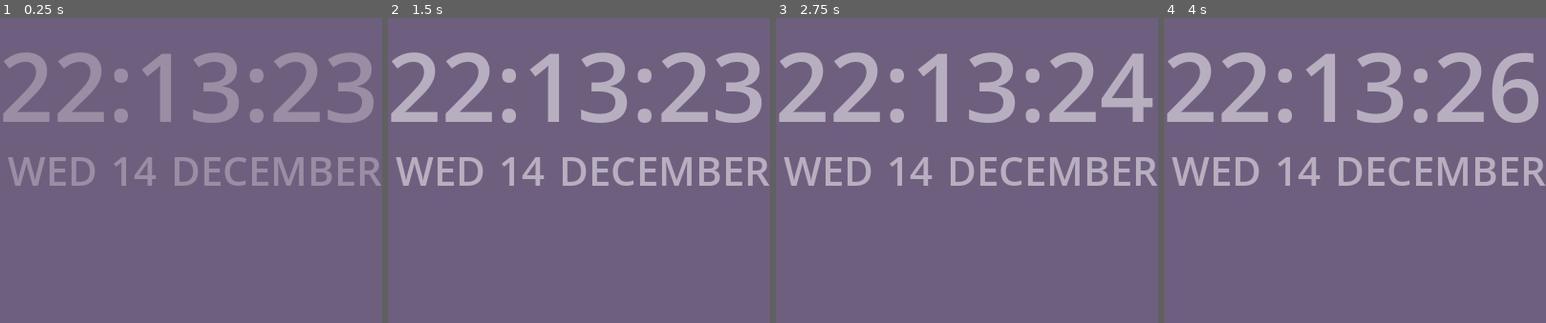
Above: before the commit, frames 1-4 (left to right).
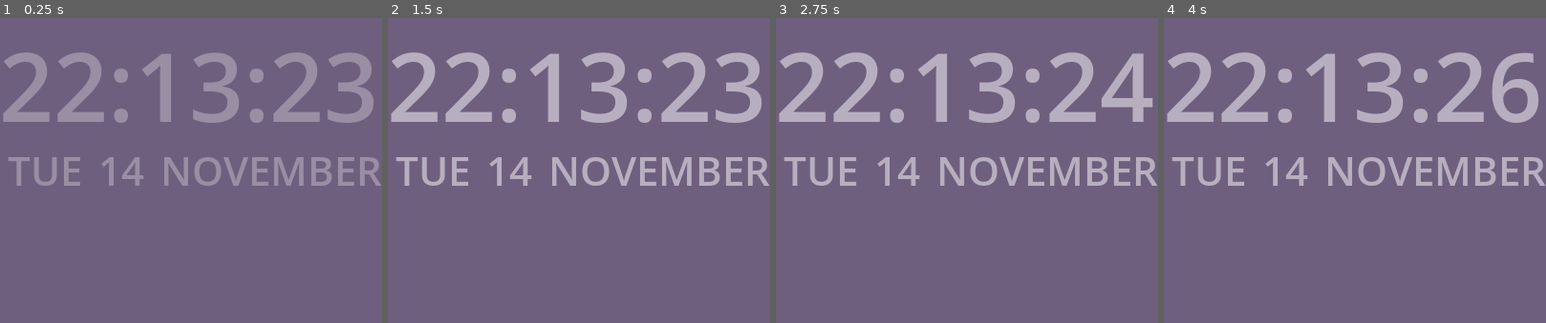
Above: after the commit, the same moments.

Repository: RaiHormo/clam
Game: Godot game, scene res://gd/shell.tscn
Same seed, same stepped clock (60 frames per second), same inputs: the game is played once before the commit and once after it. The engine's default icon, where the game draws it, is replaced by a stand-in: a white triangle on a blue panel in a dark square.
Inputs (mouse positions are % of the whole screen's width and height, from its top left):
- Up to frame 1 (0.25 s): no input
- Up to frame 2 (1.5 s): click (9, 10) at 0.52 s; click (25, 10) at 1.27 s
- Up to frame 3 (2.75 s): click (42, 10) at 2.02 s
- Up to frame 4 (4 s): click (58, 10) at 2.77 s; click (75, 10) at 3.52 s
The pictures show only the part of the screen within x 26-76%, y 38-88%; the shares and areas given below are measured in that part.

The runs differ from the first frame. In frame 1, 2.6% of the frame differs, in the area x 2-65%, y 45-55%; in frame 2, 2.8%; in frame 3, 2.8%; in frame 4, 2.8%.
Error after the commit: Attempt to call function 'get_files' in base 'null instance' on a null instance. (res://gd/shell.gd:25)

Commit message:
more stuff

Diff:
--- a/gd/clock.gd
+++ b/gd/clock.gd
@@ -11,29 +11,29 @@
 
 func get_month(m: int) -> String:
 	match m:
-		0: return "January"
-		1: return "February"
-		2: return "March"
-		3: return "April"
-		4: return "May"
-		5: return "June"
-		6: return "July"
-		7: return "August"
-		8: return "September"
-		9: return "October"
-		10: return "November"
-		11: return "December"
+		1: return "January"
+		2: return "February"
+		3: return "March"
+		4: return "April"
+		5: return "May"
+		6: return "June"
+		7: return "July"
+		8: return "August"
+		9: return "September"
+		10: return "October"
+		11: return "November"
+		12: return "December"
 		_: return "???"
 
 func get_weekday(m: int) -> String:
 	match m:
-		0: return "MON"
-		1: return "TUE"
-		2: return "WED"
-		3: return "THU"
-		4: return "FRI"
-		5: return "SAT"
-		6: return "SUN"
+		1: return "MON"
+		2: return "TUE"
+		3: return "WED"
+		4: return "THU"
+		5: return "FRI"
+		6: return "SAT"
+		7: return "SUN"
 		_: return "???"
 
 func appear():
--- /dev/null
+++ b/gd/desktop_entry.gd
@@ -0,0 +1,42 @@
+extends Node
+class_name DesktopEntry
+
+var lines: PackedStringArray
+var title: String
+var iconpath: String
+
+static func open(filepath: String) -> DesktopEntry:
+	var file = FileAccess.open(filepath, FileAccess.READ)
+	if not is_instance_valid(file) or not filepath.ends_with(".desktop"): return null
+	file.get_as_text()
+	var entry = DesktopEntry.new()
+	entry.lines = file.get_as_text().split("\n")
+	entry.title = entry.get_line("Name")
+
+	var icon_param = entry.get_line("Icon")
+	if icon_param == null: return null
+	if icon_param.begins_with("/"):
+		entry.iconpath = icon_param
+	elif State.icons.has(icon_param):
+		entry.iconpath = State.icons.get(icon_param)
+	else:
+		var output: Array
+		OS.execute("python", ["external/get_icon.py" ,"--size=64", icon_param], output)
+		entry.iconpath = output[0].split(": ")[3].replace("\n", "")
+		if not FileAccess.file_exists(entry.iconpath) and FileAccess.file_exists(entry.iconpath.replace("/usr/share", "/run/host/usr/share")):
+			entry.iconpath = entry.iconpath.replace("/usr/share", "/run/host/usr/share")
+		State.icons.set(icon_param, entry.iconpath)
+	return entry
+
+func get_line(line: String):
+	for i: String in lines:
+		if i.begins_with(line+"="):
+			return i.replace(line+"=", "")
+
+func icon() -> Texture:
+	if FileAccess.file_exists(iconpath):
+		var img = Image.load_from_file(iconpath)
+		return ImageTexture.create_from_image(img)
+	else:
+		push_warning(iconpath+" isn't a valid path")
+		return preload("res://asset/Placeholder.png")
--- /dev/null
+++ b/gd/grid-dock.gd
@@ -0,0 +1,9 @@
+extends HBoxContainer
+
+func _ready() -> void:
+	State.menu_changed.connect(save_slots)
+
+func save_slots():
+	for i in get_children():
+		if not i.filename.is_empty():
+			State.positions.set(i.filename, -i.get_index())
--- a/gd/grid-maintainer.gd
+++ b/gd/grid-maintainer.gd
@@ -9,15 +9,29 @@
 	State.menu_changed.connect(menu_changed)
 
 func menu_changed():
-	pass
+	_on_sort_children()
 
 func _on_sort_children() -> void:
 	columns = ceili(float(get_child_count()) / float(rows))
+	for i in get_children():
+		i.update()
+	for i in get_children():
+		if not i.filename.is_empty():
+			State.positions.set(i.filename, i.get_index())
 
 func _on_smooth_scroll_container_scroll_started() -> void:
 	State.selection = null
 	State.menu_changed.emit()
 
+func _input(event: InputEvent) -> void:
+	if get_viewport().gui_get_focus_owner() == null:
+		if event.is_action("ui_right") or event.is_action("ui_left") or event.is_action("ui_up") or event.is_action("ui_down"):
+			if is_instance_valid(State.selection): State.selection.grab_focus()
+			else: get_child(0).grab_focus()
+	if event.is_action("ui_cancel"):
+		get_viewport().gui_release_focus()
+		State.selection = null
+		State.menu_changed.emit()
 
 func _on_smooth_scroll_container_scroll_ended() -> void:
 	pass # Replace with function body.
--- a/gd/grid-slot.gd
+++ b/gd/grid-slot.gd
@@ -7,6 +7,7 @@
 var under_mouse:= false
 @export var extension:= Vector2i(1, 1)
 @export var extending:= -1
+@export var entry: DesktopEntry
 
 func _ready() -> void:
 	focus_entered.connect(focus)
@@ -16,15 +17,20 @@
 	update()
 
 func update():
-	$Icon.texture = icon
+	$Icon/Icon.texture = icon
 	if filename.is_empty() and extending<0:
 		$Placeholder.show()
+		$Icon.hide()
+		$Border.hide()
 	else:
+		$Icon.show()
+		if extension == Vector2i.ONE and extending<0: $Border.show()
+		else: $Border.hide()
 		$Placeholder.hide()
 		$Icon.size = size * Vector2(extension)
 		$Focus.size = size * Vector2(extension)
-		$Icon.pivot_offset = $Icon.size/2
-		$Icon.scale = Vector2(0.85, 0.85)
+		$Icon.pivot_offset = Vector2.ZERO
+		$Icon.scale = Vector2(0.9, 0.9)
 		if extending >= 0:
 			var extender: GridSlot = get_parent().get_child(extending)
 			if extender.filename.is_empty() or extender.extension == Vector2i.ONE:
@@ -50,18 +56,20 @@
 		extender.focus()
 
 func press():
-	print("a")
 	scale = Vector2(0.9, 0.9)
-	await get_tree().create_timer(0.5).timeout
-	if button_pressed:
-		scale = Vector2(0.9, 0.9)
-		modulate = Color(1,1,1,0.6)
-		get_viewport().gui_release_focus()
-		State.drag_state = true
-		while Input.is_mouse_button_pressed(MOUSE_BUTTON_LEFT):
-			await get_tree().process_frame
-		State.drag_state = false
-		modulate = Color.WHITE
+	if extending >= 0:
+		get_parent().get_child(extending).press()
+	if not filename.is_empty() and not Input.is_action_pressed("ui_accept"):
+		await get_tree().create_timer(0.5).timeout
+		if button_pressed:
+			scale = Vector2(0.9, 0.9)
+			modulate = Color(1,1,1,0.6)
+			get_viewport().gui_release_focus()
+			State.drag_state = true
+			while Input.is_mouse_button_pressed(MOUSE_BUTTON_LEFT):
+				await get_tree().process_frame
+			State.drag_state = false
+			modulate = Color.WHITE
 
 func _on_mouse_entered() -> void:
 	under_mouse = true
@@ -75,7 +83,7 @@
 			State.selection.copy(temp)
 			State.selection.update()
 			grab_focus()
-			update()
+			State.menu_changed.emit()
 		modulate = Color.WHITE
 
 
@@ -86,12 +94,14 @@
 	filename = ""
 	title = ""
 	icon = null
+	extending = -1
+	extension = Vector2.ONE
 
 func copy(item: GridSlot):
 	filename = item.filename
 	icon = item.icon
 	title = item.title
-
+	extension = item.extension
 
 func _on_focus_exited() -> void:
 	$Focus.hide()
@@ -101,9 +111,11 @@
 func make_extension(neighbour: Control):
 	if neighbour is GridSlot:
 		neighbour.extending = get_index()
-		neighbour.mouse_filter = Control.MOUSE_FILTER_IGNORE
+		neighbour.mouse_filter = Control.MOUSE_FILTER_PASS
 		neighbour.update()
 
 
 func _on_button_up() -> void:
 	scale = Vector2(1, 1)
+	if extending >= 0:
+		get_parent().get_child(extending)._on_button_up()
--- a/gd/grid-slot.tscn
+++ b/gd/grid-slot.tscn
@@ -1,10 +1,20 @@
-[gd_scene load_steps=6 format=3 uid="uid://c64dchpnpluy"]
+[gd_scene load_steps=8 format=3 uid="uid://c64dchpnpluy"]
 
 [ext_resource type="Script" uid="uid://bjoi1xy5u62y5" path="res://gd/grid-slot.gd" id="1_pedtt"]
+[ext_resource type="Texture2D" uid="uid://dkbf2kofkdygt" path="res://asset/Placeholder.png" id="2_pedtt"]
 
-[sub_resource type="StyleBoxEmpty" id="StyleBoxEmpty_pedtt"]
-
-[sub_resource type="StyleBoxEmpty" id="StyleBoxEmpty_hraeh"]
+[sub_resource type="StyleBoxFlat" id="StyleBoxFlat_5msxx"]
+bg_color = Color(1, 1, 1, 0)
+draw_center = false
+border_width_left = 18
+border_width_top = 18
+border_width_right = 18
+border_width_bottom = 18
+border_color = Color(0.8, 0.8, 0.8, 0)
+corner_radius_top_left = 24
+corner_radius_top_right = 24
+corner_radius_bottom_right = 24
+corner_radius_bottom_left = 24
 
 [sub_resource type="StyleBoxFlat" id="StyleBoxFlat_pedtt"]
 bg_color = Color(1, 1, 1, 0.118)
@@ -13,24 +23,55 @@
 corner_radius_bottom_right = 24
 corner_radius_bottom_left = 24
 
+[sub_resource type="StyleBoxFlat" id="StyleBoxFlat_5ad0r"]
+corner_radius_top_left = 24
+corner_radius_top_right = 24
+corner_radius_bottom_right = 24
+corner_radius_bottom_left = 24
+
+[sub_resource type="StyleBoxFlat" id="StyleBoxFlat_femuk"]
+bg_color = Color(0.819654, 0.819655, 0.819654, 1)
+border_width_left = 6
+border_width_top = 4
+border_width_right = 6
+border_width_bottom = 8
+border_color = Color(0.65834, 0.65834, 0.65834, 1)
+border_blend = true
+corner_radius_top_left = 24
+corner_radius_top_right = 24
+corner_radius_bottom_right = 24
+corner_radius_bottom_left = 24
+shadow_color = Color(0, 0, 0, 0.411765)
+shadow_size = 12
+shadow_offset = Vector2(0, 5.205)
+
 [sub_resource type="StyleBoxFlat" id="StyleBoxFlat_hraeh"]
+bg_color = Color(0.87, 0.87, 0.87, 0.180392)
 draw_center = false
 border_width_left = 8
 border_width_top = 8
 border_width_right = 8
 border_width_bottom = 8
+border_color = Color(0.56448, 0.5096, 0.98, 1)
 corner_radius_top_left = 24
 corner_radius_top_right = 24
 corner_radius_bottom_right = 24
 corner_radius_bottom_left = 24
+expand_margin_left = 4.0
+expand_margin_top = 4.0
+expand_margin_right = 4.0
+expand_margin_bottom = 4.0
 
 [node name="Slot" type="Button"]
 self_modulate = Color(1, 1, 1, 0)
 custom_minimum_size = Vector2(128, 128)
 offset_right = 128.0
 offset_bottom = 128.0
-theme_override_styles/hover = SubResource("StyleBoxEmpty_pedtt")
-theme_override_styles/normal = SubResource("StyleBoxEmpty_hraeh")
+theme_override_styles/focus = SubResource("StyleBoxFlat_5msxx")
+theme_override_styles/hover_pressed = SubResource("StyleBoxFlat_5msxx")
+theme_override_styles/hover = SubResource("StyleBoxFlat_5msxx")
+theme_override_styles/pressed = SubResource("StyleBoxFlat_5msxx")
+theme_override_styles/normal = SubResource("StyleBoxFlat_5msxx")
 action_mode = 0
 icon_alignment = 1
 expand_icon = true
@@ -41,6 +82,7 @@
 layout_mode = 0
 offset_right = 128.0
 offset_bottom = 128.0
+mouse_filter = 2
 
 [node name="Panel" type="Panel" parent="Placeholder"]
 custom_minimum_size = Vector2(64, 64)
@@ -48,15 +90,31 @@
 mouse_filter = 2
 theme_override_styles/panel = SubResource("StyleBoxFlat_pedtt")
 
-[node name="Icon" type="TextureRect" parent="."]
+[node name="Icon" type="PanelContainer" parent="."]
+clip_children = 1
 layout_mode = 0
-offset_top = 1.0
-offset_right = 128.0
-offset_bottom = 129.0
-scale = Vector2(0.85, 0.85)
+offset_left = 7.0
+offset_top = 6.0
+offset_right = 135.0
+offset_bottom = 134.0
+scale = Vector2(0.9, 0.9)
 mouse_filter = 2
+theme_override_styles/panel = SubResource("StyleBoxFlat_5ad0r")
+
+[node name="Icon" type="TextureRect" parent="Icon"]
+layout_mode = 2
+mouse_filter = 2
+texture = ExtResource("2_pedtt")
 expand_mode = 1
 stretch_mode = 5
+
+[node name="Border" type="Panel" parent="."]
+show_behind_parent = true
+layout_mode = 0
+offset_right = 128.0
+offset_bottom = 128.0
+mouse_filter = 2
+theme_override_styles/panel = SubResource("StyleBoxFlat_femuk")
 
 [node name="Focus" type="Panel" parent="."]
 visible = false
--- a/gd/grid.tscn
+++ b/gd/grid.tscn
@@ -1,11 +1,10 @@
-[gd_scene load_steps=15 format=3 uid="uid://xyot0aambvq1"]
+[gd_scene load_steps=14 format=3 uid="uid://xyot0aambvq1"]
 
 [ext_resource type="Script" uid="uid://bgqglerkcylxx" path="res://addons/SmoothScroll/SmoothScrollContainer.gd" id="1_ei22d"]
+[ext_resource type="Script" uid="uid://caq8rcu0lvj6u" path="res://gd/grid-dock.gd" id="1_l4qic"]
 [ext_resource type="PackedScene" uid="uid://c64dchpnpluy" path="res://gd/grid-slot.tscn" id="1_m5sku"]
 [ext_resource type="Script" uid="uid://b7h0k2h2qwlqv" path="res://addons/SmoothScroll/scroll_damper/expo_scroll_damper.gd" id="2_bll8t"]
 [ext_resource type="Script" uid="uid://bvmcxpsd1vprg" path="res://gd/grid-maintainer.gd" id="3_bll8t"]
-[ext_resource type="Texture2D" uid="uid://b12jilmo8652j" path="res://asset/icon.svg" id="5_l4qic"]
-[ext_resource type="Texture2D" uid="uid://cj08e1qewq817" path="res://asset/Meowscarada.png" id="6_xxuka"]
 
 [sub_resource type="StyleBoxFlat" id="StyleBoxFlat_bll8t"]
 draw_center = false
@@ -55,36 +54,39 @@
 grow_horizontal = 2
 grow_vertical = 2
 
-[node name="HBoxContainer" type="HBoxContainer" parent="."]
+[node name="Dock" type="HBoxContainer" parent="."]
 layout_mode = 1
 anchors_preset = 10
 anchor_right = 1.0
 offset_bottom = 102.0
 grow_horizontal = 2
+theme_override_constants/separation = 24
 alignment = 1
+script = ExtResource("1_l4qic")
 
-[node name="Slot" parent="HBoxContainer" instance=ExtResource("1_m5sku")]
+[node name="Slot" parent="Dock" instance=ExtResource("1_m5sku")]
 layout_mode = 2
+size_flags_horizontal = 5
 mouse_filter = 1
 
-[node name="Slot2" parent="HBoxContainer" instance=ExtResource("1_m5sku")]
+[node name="Slot2" parent="Dock" instance=ExtResource("1_m5sku")]
 layout_mode = 2
+size_flags_horizontal = 5
 mouse_filter = 1
 
-[node name="Slot3" parent="HBoxContainer" instance=ExtResource("1_m5sku")]
+[node name="Slot3" parent="Dock" instance=ExtResource("1_m5sku")]
 layout_mode = 2
+size_flags_horizontal = 5
 mouse_filter = 1
 
-[node name="Slot4" parent="HBoxContainer" instance=ExtResource("1_m5sku")]
+[node name="Slot4" parent="Dock" instance=ExtResource("1_m5sku")]
 layout_mode = 2
+size_flags_horizontal = 5
 mouse_filter = 1
 
-[node name="Slot5" parent="HBoxContainer" instance=ExtResource("1_m5sku")]
+[node name="Slot5" parent="Dock" instance=ExtResource("1_m5sku")]
 layout_mode = 2
-mouse_filter = 1
-
-[node name="Slot6" parent="HBoxContainer" instance=ExtResource("1_m5sku")]
-layout_mode = 2
+size_flags_horizontal = 5
 mouse_filter = 1
 
 [node name="SmoothScrollContainer" type="ScrollContainer" parent="."]
@@ -131,153 +133,12 @@
 
 [node name="GridContainer" type="GridContainer" parent="SmoothScrollContainer/HBoxContainer/PanelContainer"]
 layout_mode = 2
-columns = 12
+theme_override_constants/h_separation = 20
+theme_override_constants/v_separation = 20
 script = ExtResource("3_bll8t")
+rows = 4
 
 [node name="Slot" parent="SmoothScrollContainer/HBoxContainer/PanelContainer/GridContainer" instance=ExtResource("1_m5sku")]
-layout_mode = 2
-mouse_filter = 1
-
-[node name="Slot2" parent="SmoothScrollContainer/HBoxContainer/PanelContainer/GridContainer" instance=ExtResource("1_m5sku")]
-layout_mode = 2
-mouse_filter = 1
-icon = ExtResource("5_l4qic")
-title = "Godot"
-filename = "godot"
-
-[node name="Slot3" parent="SmoothScrollContainer/HBoxContainer/PanelContainer/GridContainer" instance=ExtResource("1_m5sku")]
-layout_mode = 2
-mouse_filter = 1
-
-[node name="Slot4" parent="SmoothScrollContainer/HBoxContainer/PanelContainer/GridContainer" instance=ExtResource("1_m5sku")]
-layout_mode = 2
-mouse_filter = 1
-
-[node name="Slot5" parent="SmoothScrollContainer/HBoxContainer/PanelContainer/GridContainer" instance=ExtResource("1_m5sku")]
-layout_mode = 2
-mouse_filter = 1
-
-[node name="Slot6" parent="SmoothScrollContainer/HBoxContainer/PanelContainer/GridContainer" instance=ExtResource("1_m5sku")]
-layout_mode = 2
-mouse_filter = 1
-
-[node name="Slot7" parent="SmoothScrollContainer/HBoxContainer/PanelContainer/GridContainer" instance=ExtResource("1_m5sku")]
-layout_mode = 2
-mouse_filter = 1
-
-[node name="Slot8" parent="SmoothScrollContainer/HBoxContainer/PanelContainer/GridContainer" instance=ExtResource("1_m5sku")]
-layout_mode = 2
-mouse_filter = 1
-
-[node name="Slot9" parent="SmoothScrollContainer/HBoxContainer/PanelContainer/GridContainer" instance=ExtResource("1_m5sku")]
-layout_mode = 2
-mouse_filter = 1
-
-[node name="Slot10" parent="SmoothScrollContainer/HBoxContainer/PanelContainer/GridContainer" instance=ExtResource("1_m5sku")]
-layout_mode = 2
-mouse_filter = 1
-
-[node name="Slot11" parent="SmoothScrollContainer/HBoxContainer/PanelContainer/GridContainer" instance=ExtResource("1_m5sku")]
-layout_mode = 2
-mouse_filter = 1
-
-[node name="Slot12" parent="SmoothScrollContainer/HBoxContainer/PanelContainer/GridContainer" instance=ExtResource("1_m5sku")]
-layout_mode = 2
-mouse_filter = 1
-
-[node name="Slot13" parent="SmoothScrollContainer/HBoxContainer/PanelContainer/GridContainer" instance=ExtResource("1_m5sku")]
-layout_mode = 2
-mouse_filter = 1
-
-[node name="Slot14" parent="SmoothScrollContainer/HBoxContainer/PanelContainer/GridContainer" instance=ExtResource("1_m5sku")]
-layout_mode = 2
-mouse_filter = 1
-
-[node name="Slot15" parent="SmoothScrollContainer/HBoxContainer/PanelContainer/GridContainer" instance=ExtResource("1_m5sku")]
-layout_mode = 2
-mouse_filter = 1
-icon = ExtResource("6_xxuka")
-title = "Meow"
-filename = "meow"
-extension = Vector2i(2, 2)
-
-[node name="Slot16" parent="SmoothScrollContainer/HBoxContainer/PanelContainer/GridContainer" instance=ExtResource("1_m5sku")]
-layout_mode = 2
-mouse_filter = 1
-
-[node name="Slot17" parent="SmoothScrollContainer/HBoxContainer/PanelContainer/GridContainer" instance=ExtResource("1_m5sku")]
-layout_mode = 2
-mouse_filter = 1
-
-[node name="Slot18" parent="SmoothScrollContainer/HBoxContainer/PanelContainer/GridContainer" instance=ExtResource("1_m5sku")]
-layout_mode = 2
-mouse_filter = 1
-
-[node name="Slot19" parent="SmoothScrollContainer/HBoxContainer/PanelContainer/GridContainer" instance=ExtResource("1_m5sku")]
-layout_mode = 2
-mouse_filter = 1
-
-[node name="Slot20" parent="SmoothScrollContainer/HBoxContainer/PanelContainer/GridContainer" instance=ExtResource("1_m5sku")]
-layout_mode = 2
-mouse_filter = 1
-
-[node name="Slot21" parent="SmoothScrollContainer/HBoxContainer/PanelContainer/GridContainer" instance=ExtResource("1_m5sku")]
-layout_mode = 2
-mouse_filter = 1
-
-[node name="Slot22" parent="SmoothScrollContainer/HBoxContainer/PanelContainer/GridContainer" instance=ExtResource("1_m5sku")]
-layout_mode = 2
-mouse_filter = 1
-
-[node name="Slot23" parent="SmoothScrollContainer/HBoxContainer/PanelContainer/GridContainer" instance=ExtResource("1_m5sku")]
-layout_mode = 2
-mouse_filter = 1
-
-[node name="Slot24" parent="SmoothScrollContainer/HBoxContainer/PanelContainer/GridContainer" instance=ExtResource("1_m5sku")]
-layout_mode = 2
-mouse_filter = 1
-
-[node name="Slot25" parent="SmoothScrollContainer/HBoxContainer/PanelContainer/GridContainer" instance=ExtResource("1_m5sku")]
-layout_mode = 2
-mouse_filter = 1
-
-[node name="Slot26" parent="SmoothScrollContainer/HBoxContainer/PanelContainer/GridContainer" instance=ExtResource("1_m5sku")]
-layout_mode = 2
-mouse_filter = 1
-
-[node name="Slot27" parent="SmoothScrollContainer/HBoxContainer/PanelContainer/GridContainer" instance=ExtResource("1_m5sku")]
-layout_mode = 2
-mouse_filter = 1
-
-[node name="Slot28" parent="SmoothScrollContainer/HBoxContainer/PanelContainer/GridContainer" instance=ExtResource("1_m5sku")]
-layout_mode = 2
-mouse_filter = 1
-
-[node name="Slot29" parent="SmoothScrollContainer/HBoxContainer/PanelContainer/GridContainer" instance=ExtResource("1_m5sku")]
-layout_mode = 2
-mouse_filter = 1
-
-[node name="Slot30" parent="SmoothScrollContainer/HBoxContainer/PanelContainer/GridContainer" instance=ExtResource("1_m5sku")]
-layout_mode = 2
-mouse_filter = 1
-
-[node name="Slot31" parent="SmoothScrollContainer/HBoxContainer/PanelContainer/GridContainer" instance=ExtResource("1_m5sku")]
-layout_mode = 2
-mouse_filter = 1
-
-[node name="Slot32" parent="SmoothScrollContainer/HBoxContainer/PanelContainer/GridContainer" instance=ExtResource("1_m5sku")]
-layout_mode = 2
-mouse_filter = 1
-
-[node name="Slot33" parent="SmoothScrollContainer/HBoxContainer/PanelContainer/GridContainer" instance=ExtResource("1_m5sku")]
-layout_mode = 2
-mouse_filter = 1
-
-[node name="Slot34" parent="SmoothScrollContainer/HBoxContainer/PanelContainer/GridContainer" instance=ExtResource("1_m5sku")]
-layout_mode = 2
-mouse_filter = 1
-
-[node name="Slot35" parent="SmoothScrollContainer/HBoxContainer/PanelContainer/GridContainer" instance=ExtResource("1_m5sku")]
 layout_mode = 2
 mouse_filter = 1
 
--- /dev/null
+++ b/gd/rounded.gdshader
@@ -0,0 +1,30 @@
+shader_type canvas_item;
+
+uniform float tl_radius : hint_range(0.0, 100.0) = 0.0;
+uniform float tr_radius : hint_range(0.0, 100.0) = 0.0;
+uniform float bl_radius : hint_range(0.0, 100.0) = 0.0;
+uniform float br_radius : hint_range(0.0, 100.0) = 0.0;
+uniform vec2 texture_size;
+
+void fragment() {
+    vec2 uv = FRAGCOORD.xy;
+
+	vec2 limit_tl = vec2(tl_radius, tl_radius);
+	vec2 limit_tr = vec2(texture_size.x - tr_radius, tr_radius);
+	vec2 limit_bl = vec2(bl_radius, texture_size.y - bl_radius);
+	vec2 limit_br = vec2(texture_size.x - br_radius, texture_size.y - br_radius);
+
+	float dist_tl = distance(uv, limit_tl);
+	float dist_tr = distance(uv, limit_tr);
+	float dist_bl = distance(uv, limit_bl);
+	float dist_br = distance(uv, limit_br);
+
+	if ( uv.x < tl_radius && uv.y < tl_radius && dist_tl > tl_radius ||
+		uv.x > limit_tr.x && uv.y < tr_radius && dist_tr > tr_radius ||
+		uv.x < bl_radius && uv.y > limit_bl.y && dist_bl > bl_radius ||
+		uv.x > limit_br.x && uv.y > limit_br.y && dist_br > br_radius ) {
+		discard;
+	} else {
+        COLOR = texture(TEXTURE, UV);
+	}
+}
--- a/gd/shell.gd
+++ b/gd/shell.gd
@@ -1 +1,49 @@
 extends Control
+
+@onready var grid: GridContainer = $Grid/SmoothScrollContainer/HBoxContainer/PanelContainer/GridContainer
+
+func _ready() -> void:
+	var whoami: Array[String]
+	OS.execute("whoami", [], whoami)
+	State.user = whoami[0].trim_suffix("\n")
+	for i in 200:
+		var dub = grid.get_child(0).duplicate()
+		dub.erase()
+		grid.add_child(dub)
+	call_deferred("fetch_apps")
+
+func fetch_apps():
+	var j = 0
+	parse_app_folder("/usr/share/applications", j)
+	parse_app_folder("/run/host/usr/share/applications/", j)
+	var dir = "/home/"+State.user+"/.local/share/applications/"
+	parse_app_folder(dir, j)
+
+func parse_app_folder(dir: String, j = 0):
+	var app_folder = DirAccess.open(dir)
+	#print(app_folder.get_files())
+	for i in app_folder.get_files():
+		if i in State.applist: continue
+		var slot = grid.get_child(j)
+		var prev_j = j
+		if State.positions.has(i):
+			var pos = State.positions.get(i)
+			if pos < 0:
+				slot = $Grid/Dock.get_child(abs(pos))
+			else:
+				j = State.positions.get(i)
+		while not (is_instance_valid(slot) and slot.filename.is_empty() and slot.extending < 0):
+			j += grid.columns
+			if j > grid.get_child_count()-1:
+				j =  max(0, j - grid.get_child_count()-2)
+			slot = grid.get_child(j)
+		var entry = DesktopEntry.open(dir+i)
+		if entry != null and entry.get_line("NoDisplay") != "true":
+			State.applist.append(i)
+			slot.entry = entry
+			slot.filename = i
+			slot.title = entry.title
+			slot.icon = entry.icon()
+		else:
+			j = prev_j
+	State.save_iconcache()
--- a/gd/state.gd
+++ b/gd/state.gd
@@ -2,3 +2,24 @@
 var selection: GridSlot = null
 signal menu_changed
 var drag_state:= false
+var user: String
+var icons: Dictionary
+var applist: PackedStringArray = []
+var positions: Dictionary
+
+func _ready() -> void:
+	menu_changed.connect(save_positions)
+	if FileAccess.file_exists("user://icon_cache"):
+		var file = FileAccess.open("user://icon_cache", FileAccess.READ)
+		icons = JSON.parse_string(file.get_as_text())
+	if FileAccess.file_exists("user://icon_positions"):
+		var file = FileAccess.open("user://icon_positions", FileAccess.READ)
+		positions = JSON.parse_string(file.get_as_text())
+
+func save_iconcache():
+	var file = FileAccess.open("user://icon_cache", FileAccess.WRITE)
+	file.store_line(JSON.stringify(icons))
+
+func save_positions():
+	var file = FileAccess.open("user://icon_positions", FileAccess.WRITE)
+	file.store_line(JSON.stringify(positions))
--- a/gd/top_screen.gd
+++ b/gd/top_screen.gd
@@ -15,3 +15,9 @@
 		$Icon.show()
 		$Title/Label.text = State.selection.title
 		$Icon.texture = State.selection.icon
+
+func _input(event: InputEvent) -> void:
+	if event.is_action("ui_right") or event.is_action("ui_left") or event.is_action("ui_up") or event.is_action("ui_down"):
+		State.get_window().grab_focus()
+		if is_instance_valid(State.selection): State.selection.grab_focus()
+		else: get_child(0).grab_focus()
--- a/project.godot
+++ b/project.godot
@@ -39,6 +39,10 @@
 window/subwindows/embed_subwindows=false
 window/per_pixel_transparency/allowed=true
 
+[editor]
+
+export/convert_text_resources_to_binary=false
+
 [editor_plugins]
 
 enabled=PackedStringArray("res://addons/SmoothScroll/plugin.cfg")
Binary file added: asset/Placeholder.png
Not shown, added: asset/Placeholder.png.import
Not shown, added: export_presets.cfg
Not shown, added: gd/desktop_entry.gd.uid
Not shown, added: gd/grid-dock.gd.uid
Not shown, added: gd/rounded.gdshader.uid
Not shown, added: Clam.pck
Not shown, added: Clam.x86_64
Not shown, added: external/get_icon.py
